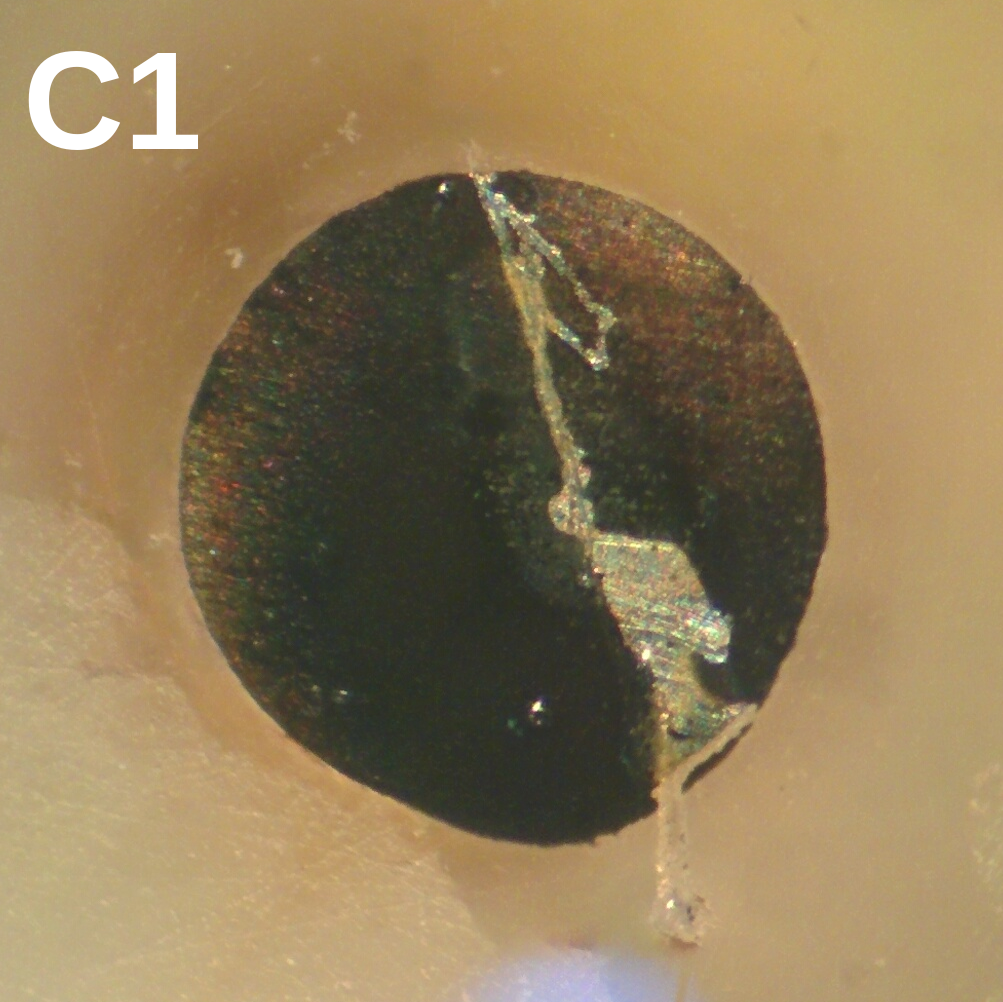
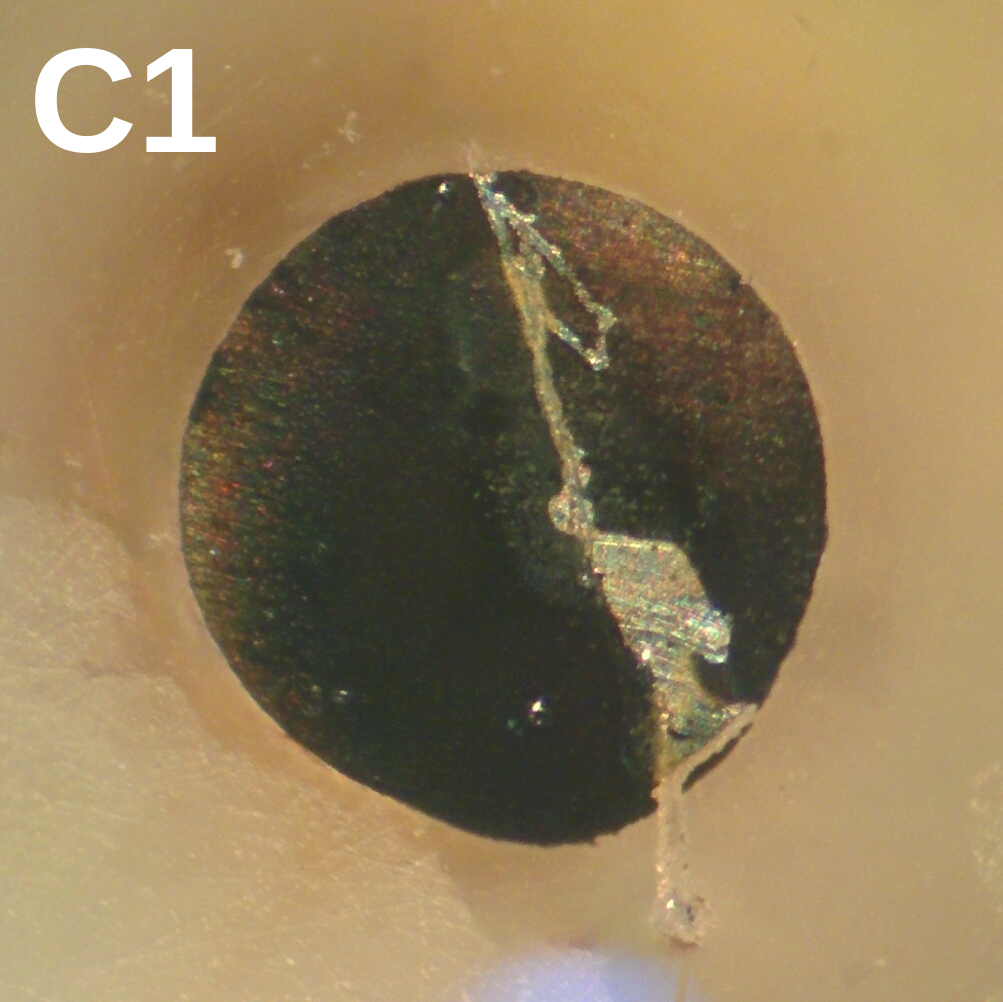
Before/after of a (1003, 1002) layered artwork. What changed in the layer stack:
painted on "C1" over <box>28,48,216,153</box>
